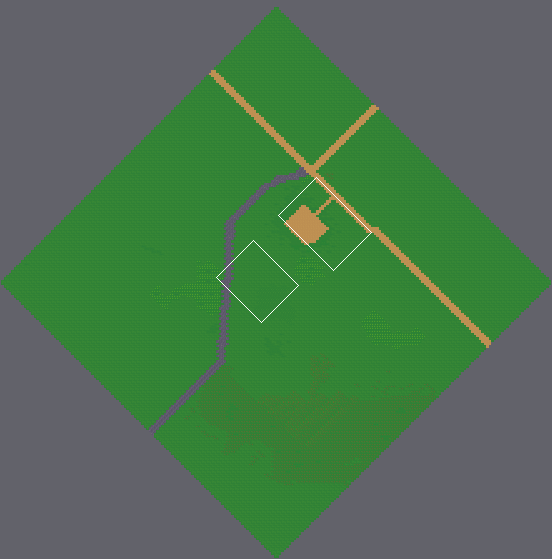
Tiled map, stored at assets/maps/tilemap.tmx. Above, an overview of the earlier version with the close-up marked.
Close-up. Earlier state:
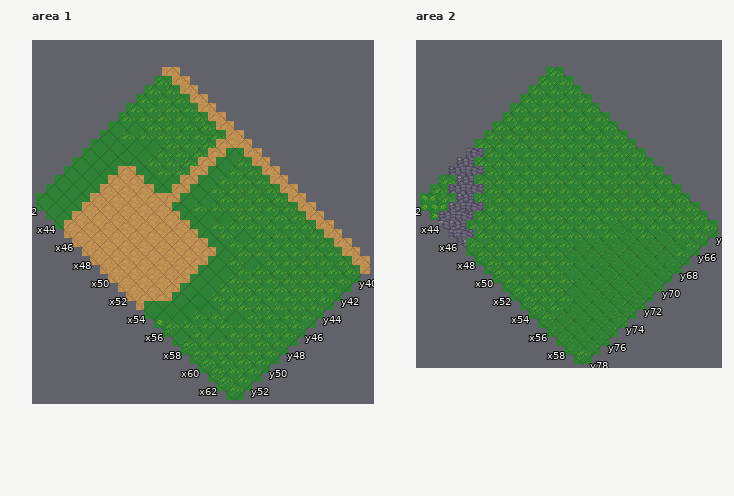
Cells are 32x32 px. Isometric: x runs down to the right, y down to the left. Shown: area 1 x 42..63, y 39..53; area 2 x 42..59, y 64..78. The commit also changed other parts of the map, which this record leaves out.
The same view after the edit:
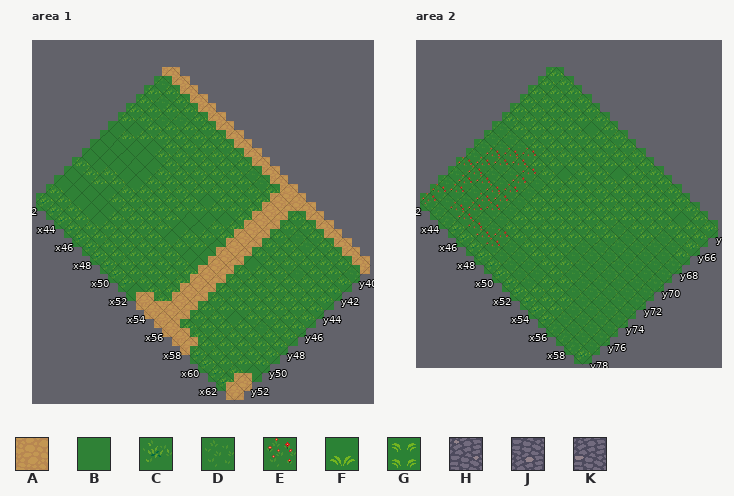
Key: from "terrain": A 97, B 289, C 352, D 353, E 356, F 365, G 366, H 669, J 670, K 701.
_ is an empty cell.
Difference:
Layer "Tile Layer 1", area 1:
Tile B gives way to tile A in row 44 at x 55; in row 46 at x 55; in rows 47 to 49 at x 55 to 56; in rows 50 to 52 at x 55; in row 53 at x 54 and 57.
Tile C gives way to tile A in rows 40 to 43 at x 55 to 56; in row 44 at x 56; in row 45 at x 55 to 56; in row 46 at x 56; in row 52 at x 63; in row 53 at x 56, 58 and 63.
Tile F gives way to tile A in rows 50 to 52 at x 56; in row 53 at x 55.
Tile A gives way to tile B in row 47 at x 45 to 46, 51 and 54; in row 48 at x 51 and 53 to 54; in row 49 at x 45; in rows 50 to 51 at x 45 to 46; in row 53 at x 52.
Tile C gives way to tile B in row 45 at x 46; in row 51 at x 63.
Tile A gives way to tile C in rows 40 to 46 at x 49; in row 47 at x 47 to 50 and 52 to 53; in row 48 at x 45 to 50 and 52; in row 49 at x 46 to 54; in rows 50 to 51 at x 47 to 54; in row 52 at x 45 to 54.
Tile A gives way to tile C in row 53 at x 45 to 51.
Tile B gives way to tile C in rows 40 to 44 at x 50; in row 45 at x 48 and 50; in row 46 at x 47 to 48, 50 and 53; in row 48 at x 44; in row 49 at x 42 to 44; in row 51 at x 59.
Tile B gives way to tile C in rows 52 to 53 at x 42 to 44.
Tile F gives way to tile C in row 50 at x 57.
Tile C gives way to tile D in row 40 at x 42, 52 to 53 and 63; in row 41 at x 43, 45 and 58 to 59; in row 42 at x 44; in row 43 at x 60; in row 48 at x 61.
Layer "Tile Layer 1", area 2:
Tile C gives way to tile B in row 65 at x 47 and 57; in row 66 at x 51; in row 69 at x 48.
Tile H gives way to tile C in row 78 at x 45.
Tile J gives way to tile C in row 78 at x 46.
Tile C gives way to tile D in row 70 at x 42 to 44; in row 71 at x 42 to 43 and 47; in row 72 at x 42, 45 and 47; in row 73 at x 44 to 45 and 47; in rows 74 to 75 at x 47; in row 76 at x 42, 46 to 47 and 49 to 52.
Tile C gives way to tile D in row 77 at x 43 and 49 to 52.
Tile G gives way to tile D in row 78 at x 43.
Tile H gives way to tile D in row 76 at x 44.
Tile J gives way to tile D in row 73 at x 42; in row 75 at x 44.
Tile K gives way to tile D in row 75 at x 42; in row 78 at x 44.
Tile C gives way to tile E in row 70 at x 45; in row 71 at x 44 to 46; in row 72 at x 43 to 44 and 46; in row 73 at x 43 and 46; in row 74 at x 44 to 46; in row 75 at x 45 to 46.
Tile C gives way to tile E in row 76 at x 48; in row 77 at x 42 and 46 to 48.
Tile G gives way to tile E in row 78 at x 42.
Tile H gives way to tile E in row 74 at x 42; in row 75 at x 43; in row 77 at x 44.
Tile J gives way to tile E in row 74 at x 43; in rows 76 to 77 at x 45.
Tile K gives way to tile E in row 76 at x 43.
